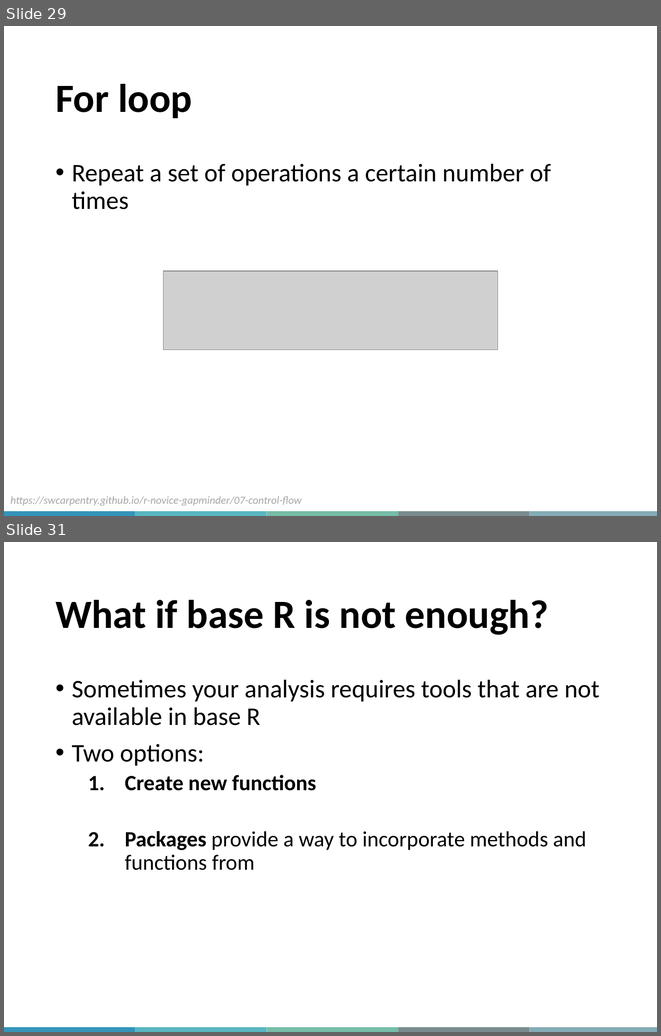
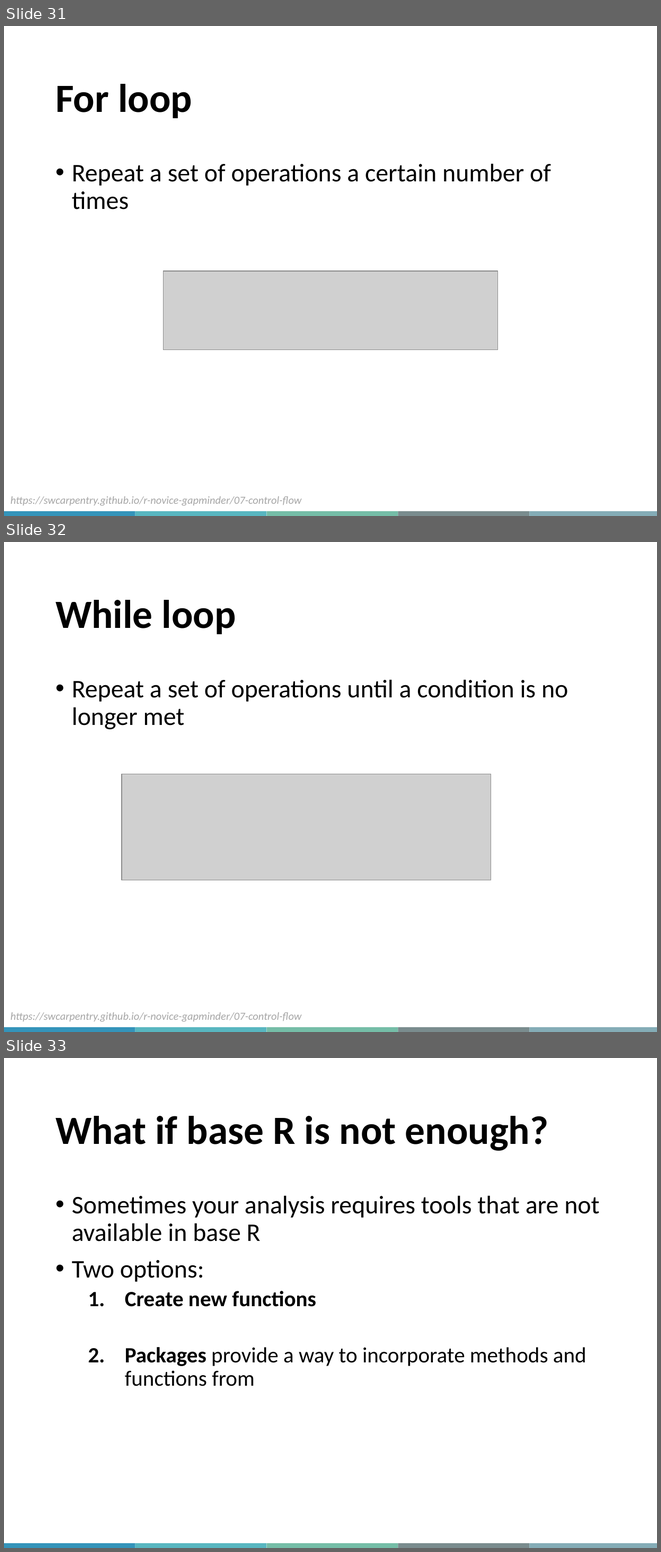
Before and after one commit to MJousse/IntroRacademic, a slide deck: MiCM_IntroToR.pptx. Shown one above the other, each under a label of ours: slides 29 and 31 before the commit, slides 31, 32 and 33 after it; the slides between them are not shown. The pictures are 661x1036 and 661x1552 pixels, drawn with LibreOffice and Linux fonts; fonts in the diff are those of the drawing; grey boxes stand for pictures; background and template pictures are left out. Boxes give left, top, right and bottom in pixels: in the first picture for what was removed or moved away, otherwise in the second. Text is boxed around its words. In the diff, an @@ line names an element or a change of style, - is before the commit and + after.

```diff
--- a/MiCM_IntroToR.pptx
+++ b/MiCM_IntroToR.pptx
@@ slide 32 added at [4, 542, 657, 1032], background #FFFFFF; not listed: 5 template elements that a slide beside it also shows @@
@@ title added at [55, 600, 236, 634], 44 pt, text #000000, bold @@
+While loop
@@ text added at [72, 679, 568, 730], 28 pt, text #000000 @@
+• Repeat a set of operations until a condition is no longer met
@@ picture added at [122, 774, 491, 880] @@
@@ text added at [10, 1012, 302, 1022], 12 pt, text #A6A6A6, italic @@
+https://swcarpentry.github.io/r-novice-gapminder/07-control-flow
@@ what was slide 29 is now slide 31 @@
@@ what was slide 31 is now slide 33 @@
```
Also in this commit, not shown: 7 slides changed, 2 other slides added, 2 other files.
